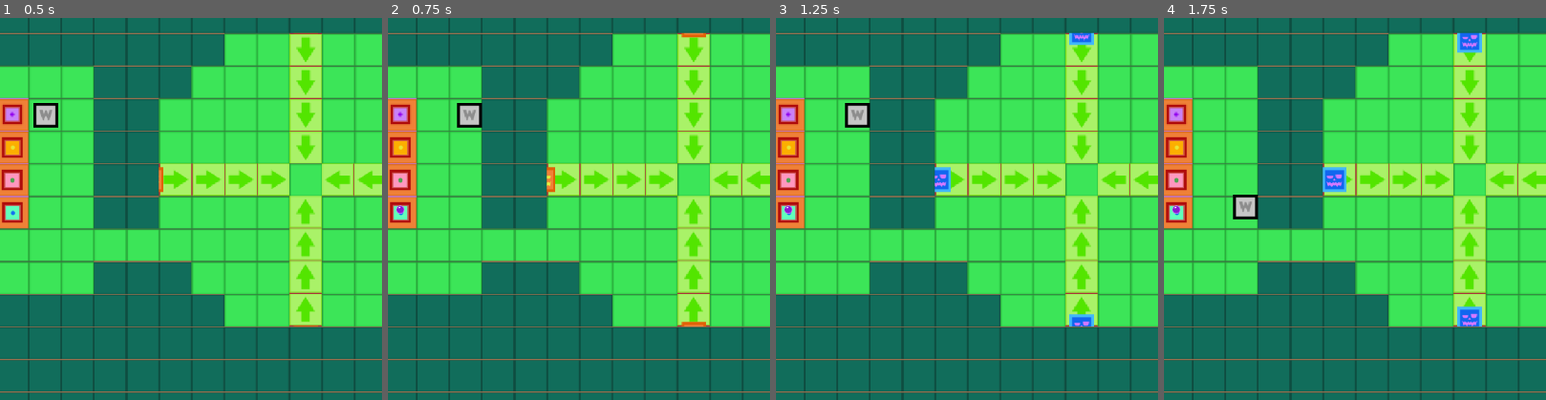
Above: before the commit, frames 1-4 (left to right).
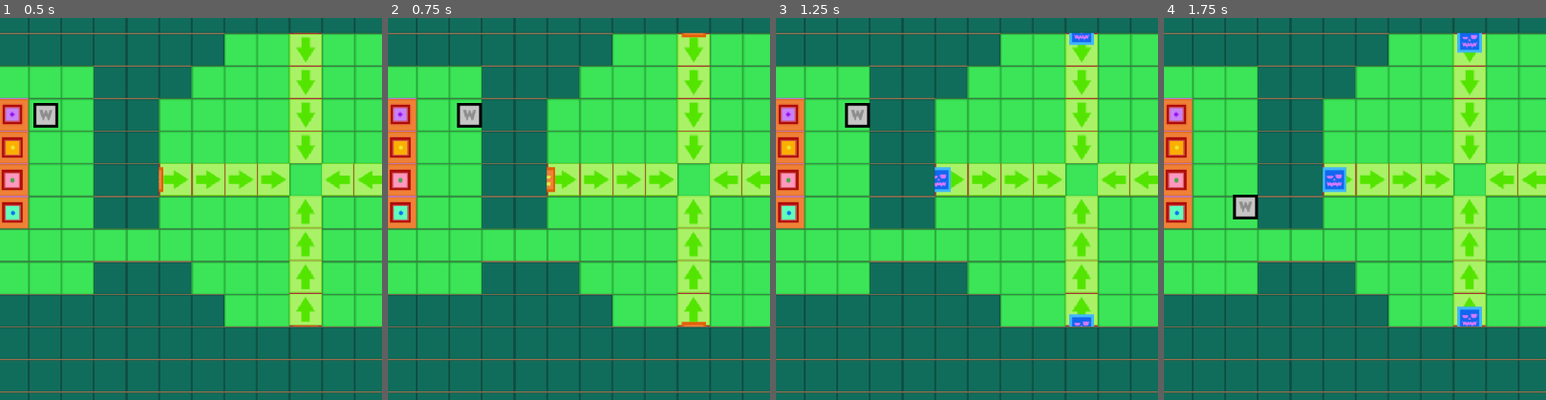
Above: after the commit, the same moments.

Repository: stirs1/wizardfarmer
Game: Godot game, scene res://main.tscn
The game is run twice, just before and just after one commit, with the same random seed, the same clock (stepped at 60 frames per second) and the same inputs.
Inputs:
- Up to frame 1 (0.5 s): no input
- Up to frame 2 (0.75 s): tap Enter at 0.5 s; hold Right (move_right) from 0.53 s (still down); tap P (pick_place) at 0.6 s
- Up to frame 3 (1.25 s): keep holding Right (move_right)
- Up to frame 4 (1.75 s): release Right (move_right) at 1.28 s; hold Down (move_down) from 1.28 s (still down); tap P (pick_place) at 1.35 s
The pictures show only the part of the screen within x 26-76%, y 19-69%; the shares and areas given below are measured in that part.

Frame 1 is identical in both runs. In frame 2, less than 0.1% of the frame differs, in the area x 2-5%, y 49-52%; in frame 3, less than 0.1%; in frame 4, less than 0.1%.

Commit message:
shoot after placed

Diff:
--- a/grape_projectile.gd
+++ b/grape_projectile.gd
@@ -7,17 +7,17 @@
 
 # defines functions for adding and returning projectiles upon collision
 func _ready():
-    body_entered.connect(_on_body_entered)
+	body_entered.connect(_on_body_entered)
 
 func _physics_process(delta):
-    position += linear_velocity * delta
+	position += linear_velocity * delta
 
 func add_to_pool():
-    hide()
-    linear_velocity = Vector2.ZERO
-    position = Vector2.ZERO
+	hide()
+	linear_velocity = Vector2.ZERO
+	position = Vector2.ZERO
 
 func _on_body_entered(_body):
-    linear_velocity = Vector2.ZERO
-    returned.emit(self)
-    add_to_pool()
+	linear_velocity = Vector2.ZERO
+	returned.emit(self)
+	add_to_pool()
--- a/pick_place.gd
+++ b/pick_place.gd
@@ -21,6 +21,7 @@
 			if not held_plant_position_str in Global.no_grow_zones:
 				Global.existing_plant_tiles[str(held_plant.position)] = true
 				held_plant.z_index = 3
+				held_plant.timer.start()
 				held_plant = null
 				return
 			else:
--- a/plant_grapeshot.gd
+++ b/plant_grapeshot.gd
@@ -18,9 +18,10 @@
 
 	timer = Timer.new()
 	add_child(timer)
+	timer.autostart =  false
 	timer.wait_time = grape_shot_timer # float changes shoot interval
 	timer.timeout.connect(_on_Timer_timeout)
-	timer.start()
+	#timer.start()
 
 # create pool and initialize starting state
 func initialize_pool(pool_size: int):
